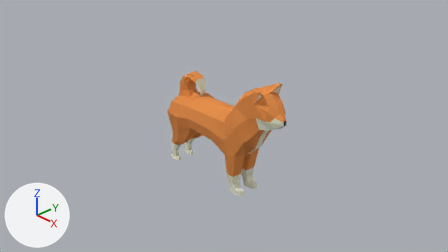
The Blender file Dog1.blend, before and after one commit.
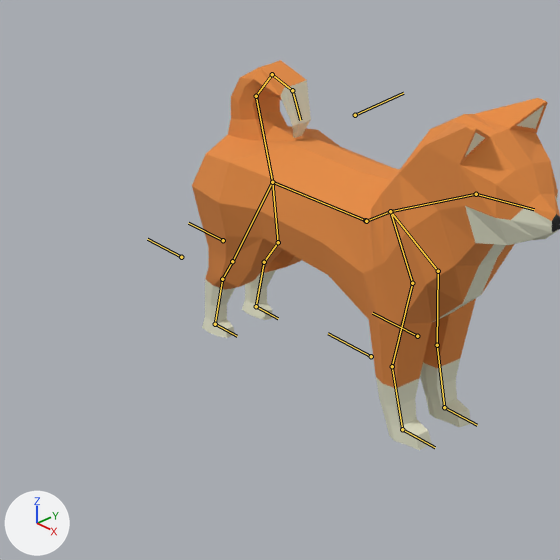
There are two pictures of each version: one from the file's camera 'Camera', one close up on the part from 24% to 64% of the width and 20% to 92% of the height. The axes (+X, +Y, +Z) are drawn at lower left. The lights are the same throughout. Both versions are drawn at frame 30 of the action 'Run'; the numbers are the values there. The bones that bend it are drawn over the model as lines in the close-ups.

Names of what the first close-up shows: '平面'.
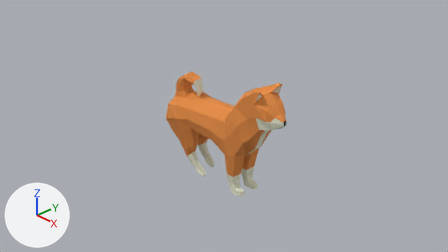
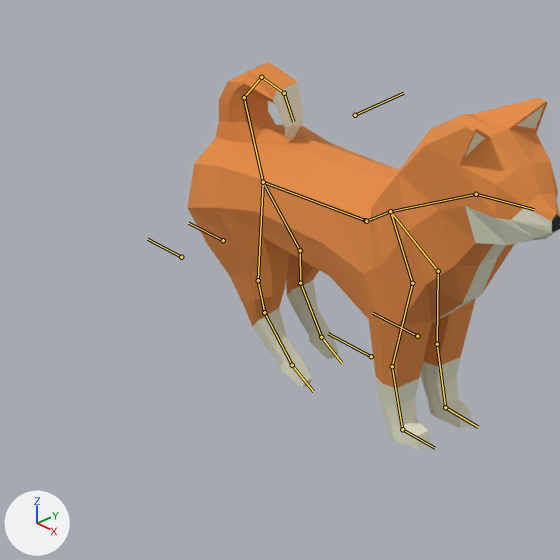
Edits to the scene script, one JSON object a line:
```json
{"block": "bone_arm3ik_r", "where": "bone_arm3ik_r = bpy.data.objects['アーマチュア'].pose.bones['Arm3IK.R']  # child of 'Root'"}
{"op": "set", "path": "bone_arm3ik_r.location", "old": "(0.0, 0.0, 0.0)", "new": "(-0.01, 0.03, 0.0)"}
{"op": "set", "path": "bone_arm3ik_r.rotation_quaternion", "old": "(1.0, 0.0, 0.0, 0.0)", "new": "(0.997, -0.006, 0.0, -0.028)", "note": "degrees (0, 0, 0) -> degrees (-1, 0, -3)"}
{"block": "bone_leg3ik_l", "where": "bone_leg3ik_l = bpy.data.objects['アーマチュア'].pose.bones['Leg3IK.L']  # child of 'Root'"}
{"op": "set", "path": "bone_leg3ik_l.location", "old": "(0.0, 0.0, 0.0)", "new": "(0.04, 2.12, 0.0)"}
{"op": "set", "path": "bone_leg3ik_l.rotation_quaternion", "old": "(1.0, 0.0, 0.0, 0.0)", "new": "(0.968, 0.006, 0.0, 0.249)", "note": "degrees (0, 0, 0) -> degrees (1, 0, 29)"}
{"block": "bone_leg3ik_r", "where": "bone_leg3ik_r = bpy.data.objects['アーマチュア'].pose.bones['Leg3IK.R']  # child of 'Root'"}
{"op": "set", "path": "bone_leg3ik_r.location", "old": "(0.0, 0.0, 0.0)", "new": "(0.1, 1.8, -0.02)"}
{"op": "set", "path": "bone_leg3ik_r.rotation_quaternion", "old": "(1.0, 0.0, 0.0, 0.0)", "new": "(0.968, 0.055, 0.0, 0.245)", "note": "degrees (0, 0, 0) -> degrees (6, -2, 28)"}
```

Boxes (x1, y1, x2, y2) around the edits, measured in the close-ups (560 x 560 px):
```json
{"object": "平面", "change": "posed", "before": [192, 60, 560, 450], "after": [187, 62, 560, 450]}
{"bone": "Arm3IK.R", "before": "(444, 407) to (477, 425)", "after": "(445, 407) to (478, 427)"}
{"bone": "Leg3IK.L", "before": "(215, 324) to (237, 336)", "after": "(292, 365) to (313, 391)"}
{"bone": "Leg3IK.R", "before": "(256, 306) to (278, 318)", "after": "(321, 337) to (342, 363)"}
```
